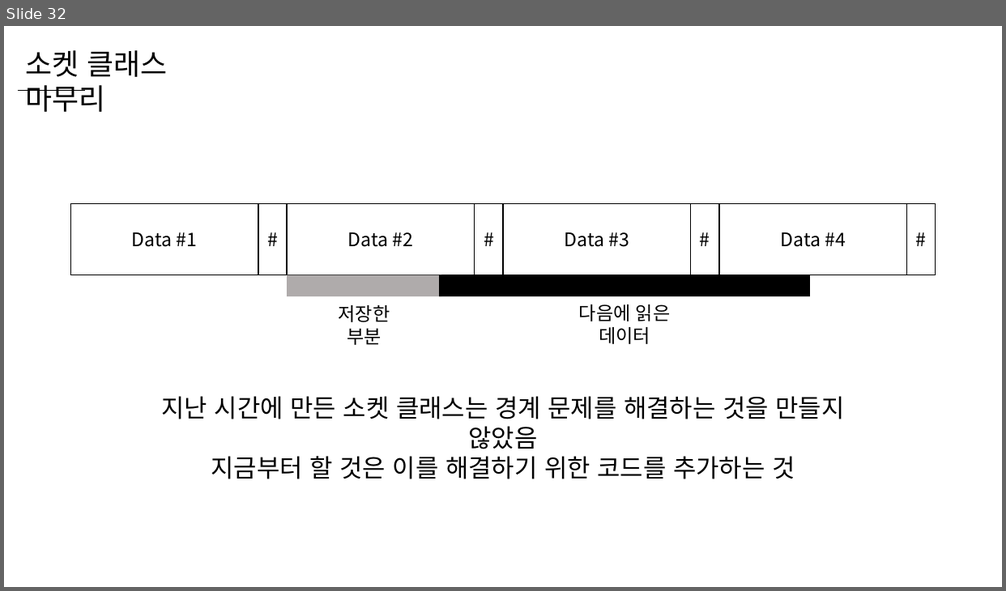
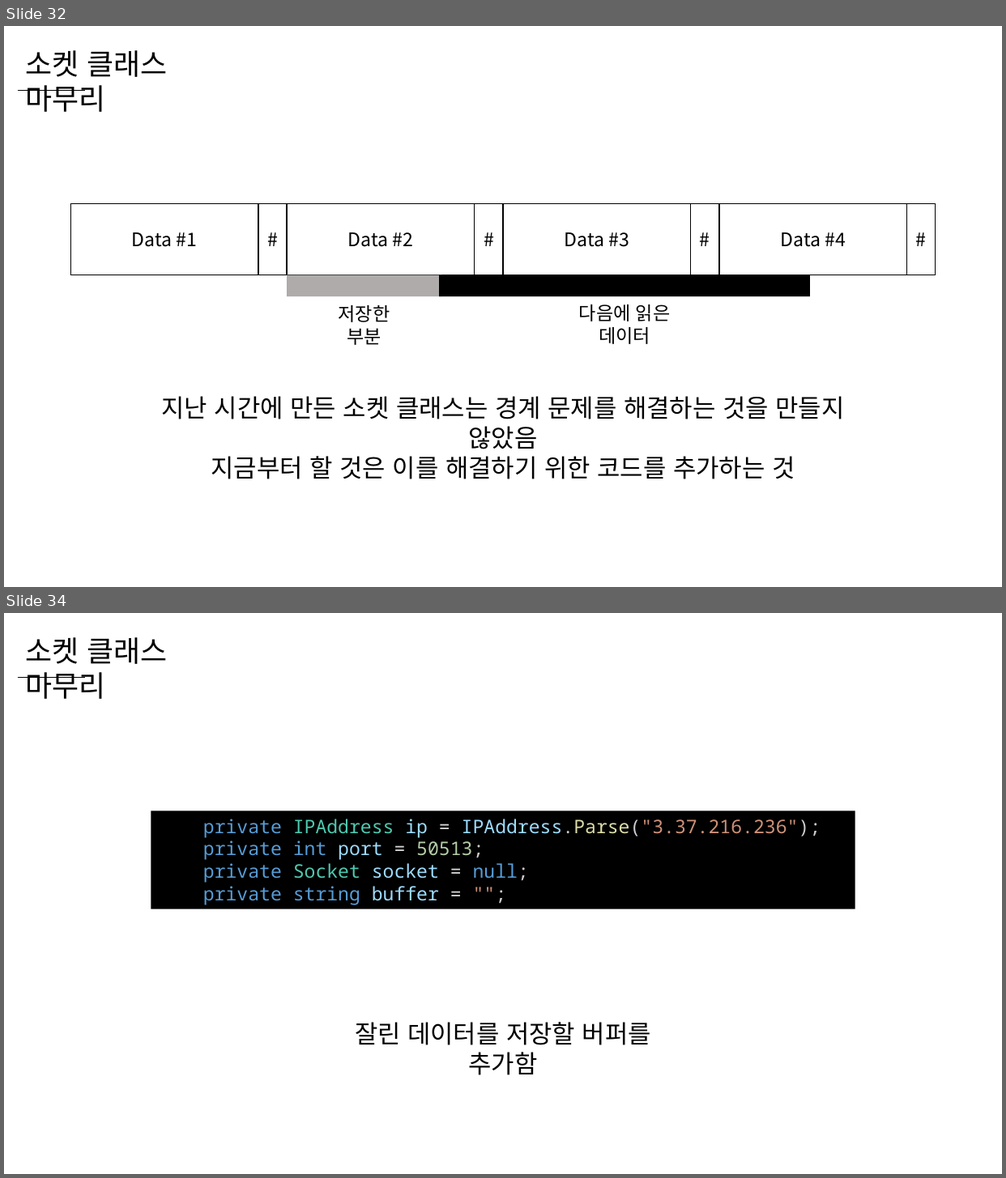
Before and after one commit to WooLyung/2023-Unity-Lecture, a slide deck: Day 2.pptx. Shown one above the other, each under a label of ours: slide 32 before the commit, slides 32 and 34 after it; the slides between them are not shown. The pictures are 1006x591 and 1006x1178 pixels, drawn with LibreOffice and Linux fonts; fonts in the diff are those of the drawing. Boxes give left, top, right and bottom in pixels: in the first picture for what was removed or moved away, otherwise in the second. Text is boxed around its words. In the diff, an @@ line names an element or a change of style, - is before the commit and + after.

Commit message:
2일차 프로젝트 및 ppt 추가

```diff
--- a/Day 2.pptx
+++ b/Day 2.pptx
@@ slide 34 added at (4, 613, 1002, 1174), background #FFFFFF @@
@@ text added at (25, 637, 167, 699), 28 pt, text #000000 @@
+소켓 클래스 마무리
@@ line added from (19, 677) to (85, 677), #000000 0.5 pt @@
@@ rectangle added at (151, 811, 855, 909), fill #000000, 18 pt, text #569CD6 @@
+private IPAddress ip = IPAddress.Parse("3.37.216.236");
+private int port = 50513;
+private Socket socket = null;
+private string buffer = "";
@@ text added at (355, 1022, 651, 1076), 24 pt, text #000000 @@
+잘린 데이터를 저장할 버퍼를 추가함
```
Also in this commit, not shown: 2 slides changed, 40 other slides added, 27 other files.
